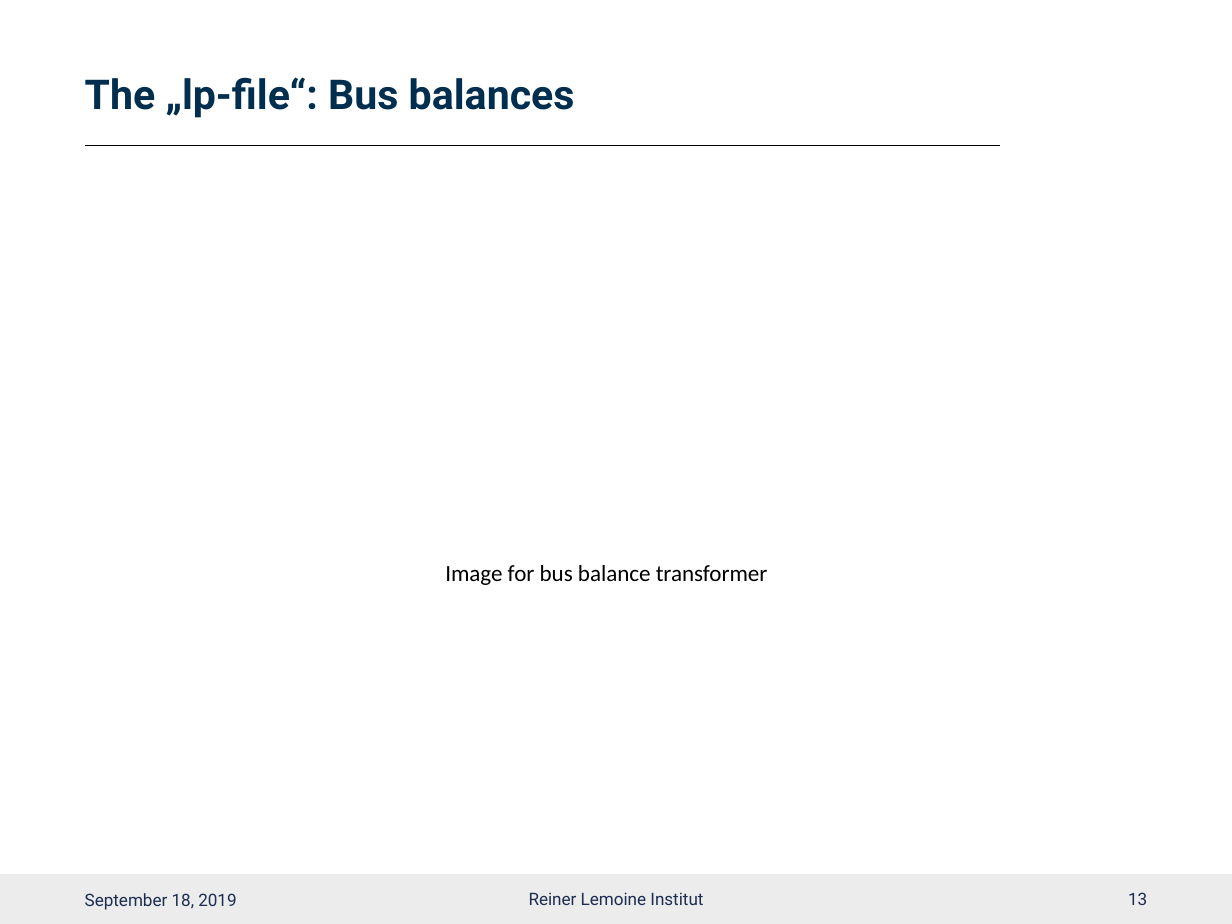
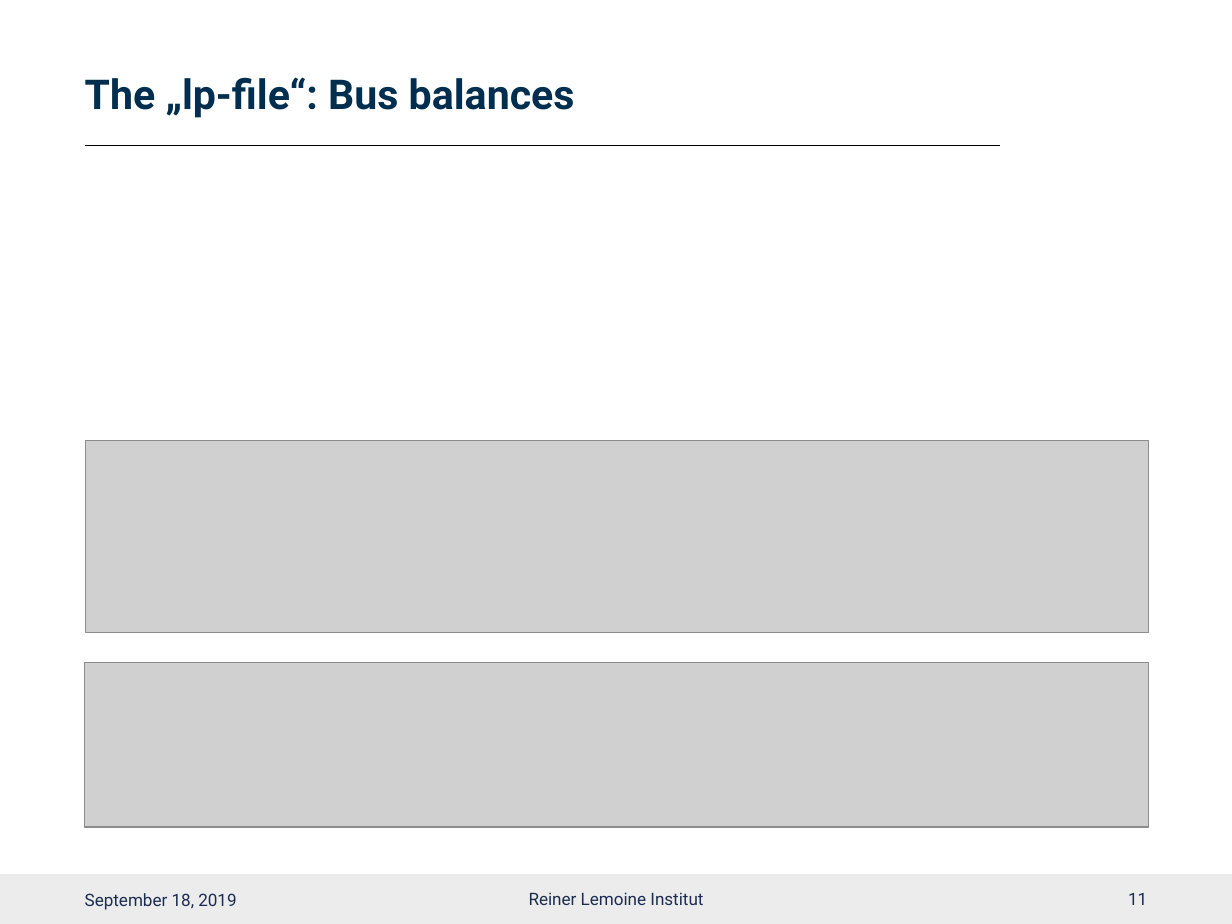
Before and after one commit to smartie2076/oemof_workshop, a slide deck: slide 12 of Oemof_Workshop_07_Constraints.pptx (slide 14 before the commit). Drawn at 1232x924 pixels with LibreOffice and Linux fonts; fonts in the diff are those of the drawing; grey boxes stand for pictures; background and template pictures are left out. Boxes give left, top, right and bottom in pixels: in the first picture for what was removed or moved away, otherwise in the second. Text is boxed around its words. In the diff, an @@ line names an element or a change of style, - is before the commit and + after.

```diff
--- a/Oemof_Workshop_07_Constraints.pptx
+++ b/Oemof_Workshop_07_Constraints.pptx
@@ picture added at (86, 441, 1148, 632) @@
@@ text removed at (445, 565, 768, 585) @@
-Image for bus balance transformer
@@ picture added at (85, 663, 1148, 827) @@
@@ page number at (1128, 893, 1147, 905): text changed @@
-13
+11
```
Also in this commit, not shown: 11 other slides changed, 2 slides removed, 1 other file.
